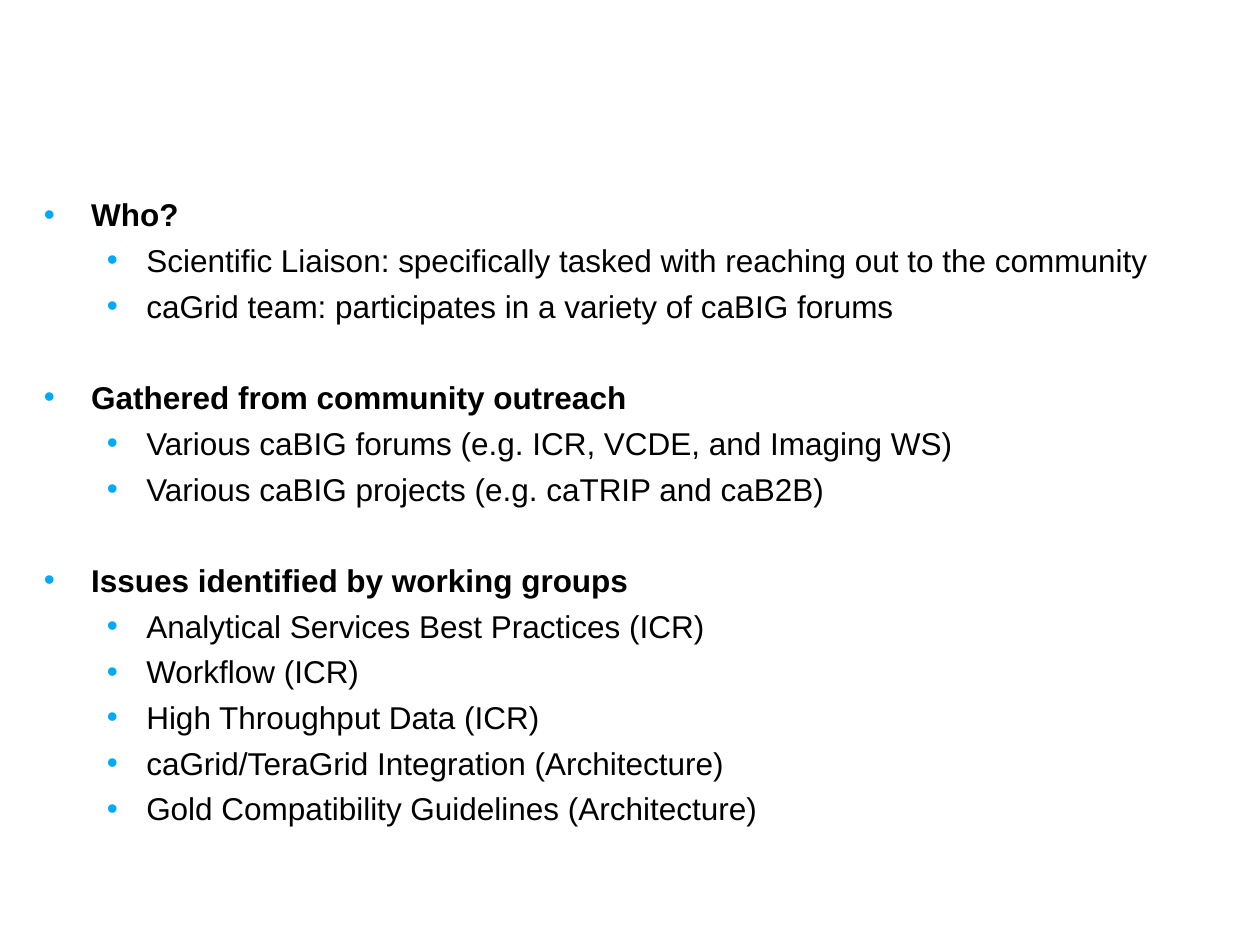
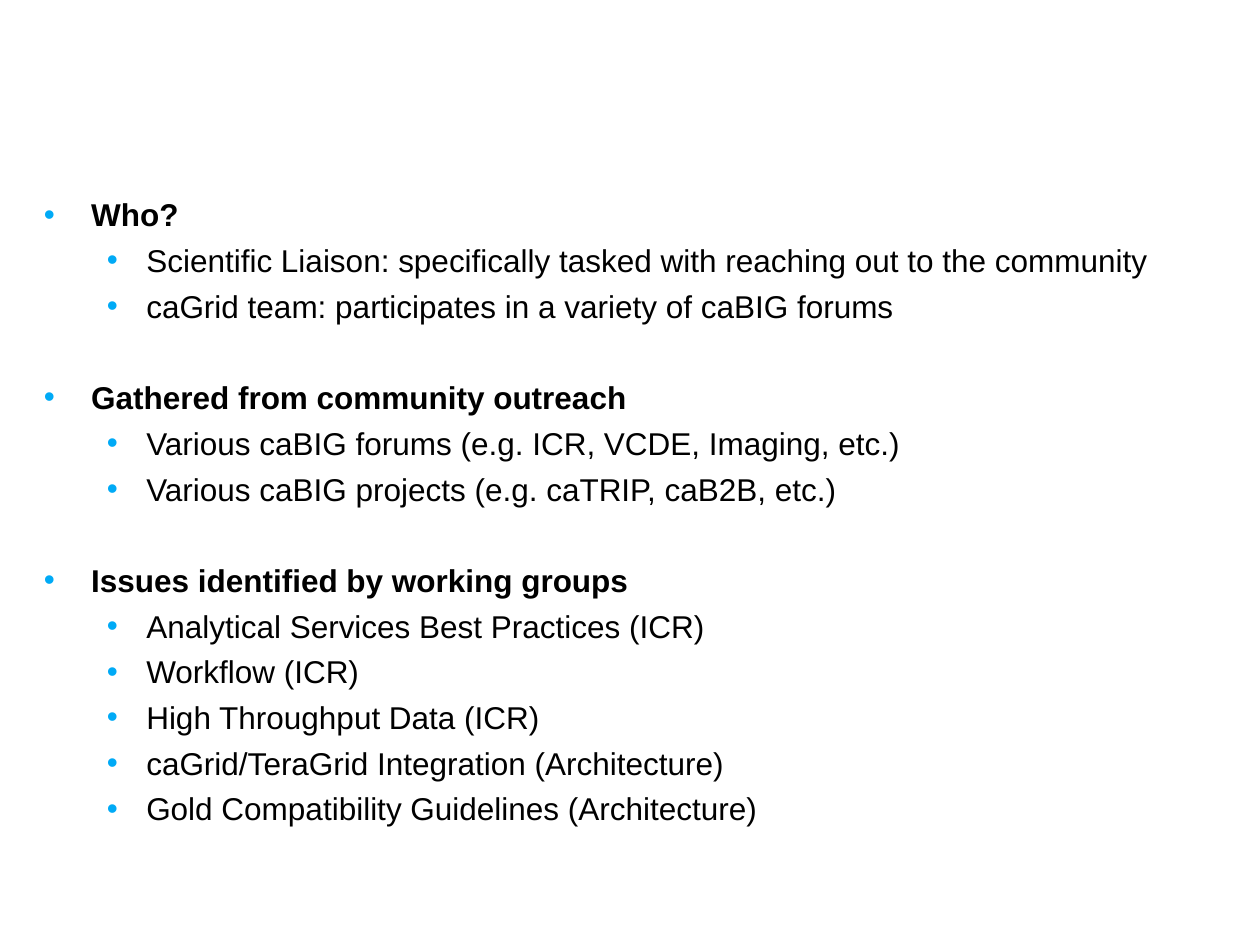
Before and after one commit to NCIP/cagrid-docs, a slide deck: slide 9 of presentations/200708_VCDE_ARCH/20070806_Day1_Future_Planning.ppt. Drawn at 1260x945 pixels with LibreOffice and Linux fonts; fonts in the diff are those of the drawing; background and template pictures are left out. Boxes give left, top, right and bottom in pixels: in the first picture for what was removed or moved away, otherwise in the second. Text is boxed around its words. In the diff, an @@ line names an element or a change of style, - is before the commit and + after.

```diff
--- a/presentations/200708_VCDE_ARCH/20070806_Day1_Future_Planning.ppt
+++ b/presentations/200708_VCDE_ARCH/20070806_Day1_Future_Planning.ppt
@@ text at <box>146,432,899,507</box>: text changed @@
-  • Various caBIG forums (e.g. ICR, VCDE, and Imaging WS)
-  • Various caBIG projects (e.g. caTRIP and caB2B)
+  • Various caBIG forums (e.g. ICR, VCDE, Imaging, etc.)
+  • Various caBIG projects (e.g. caTRIP, caB2B, etc.)
```
